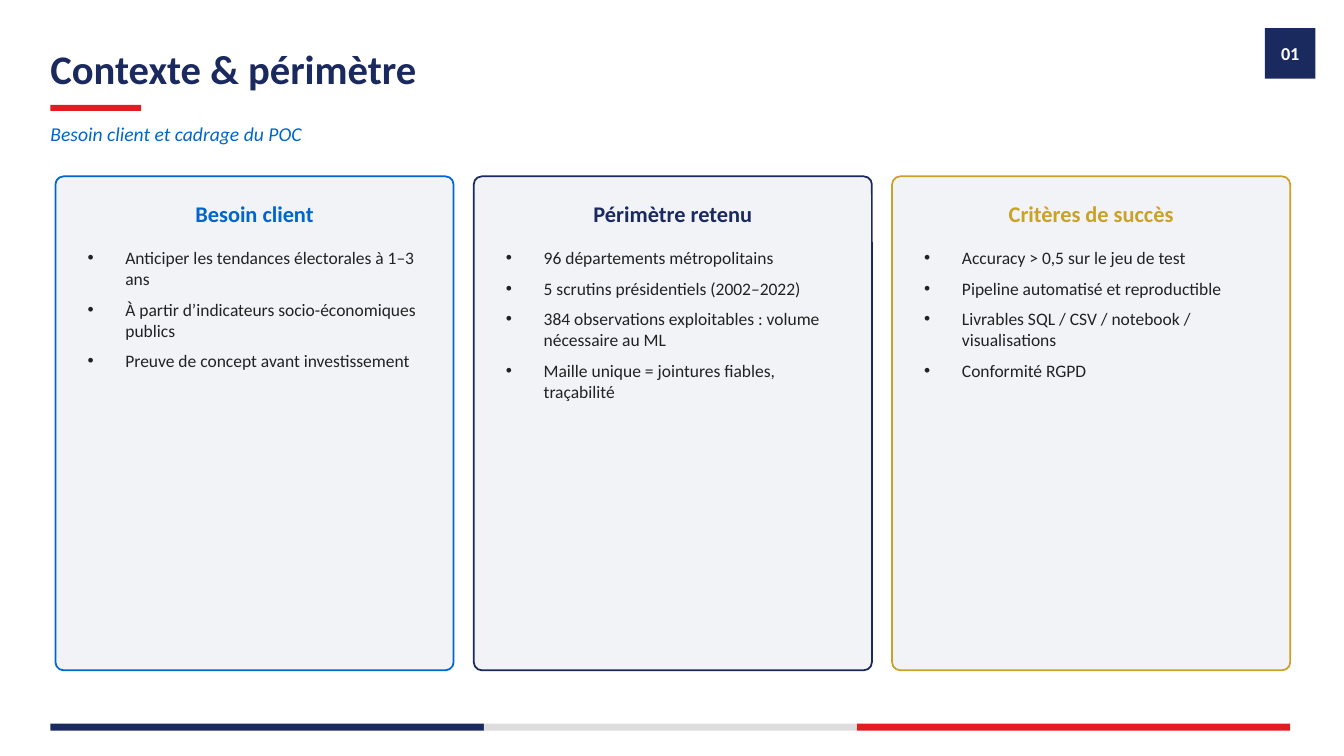
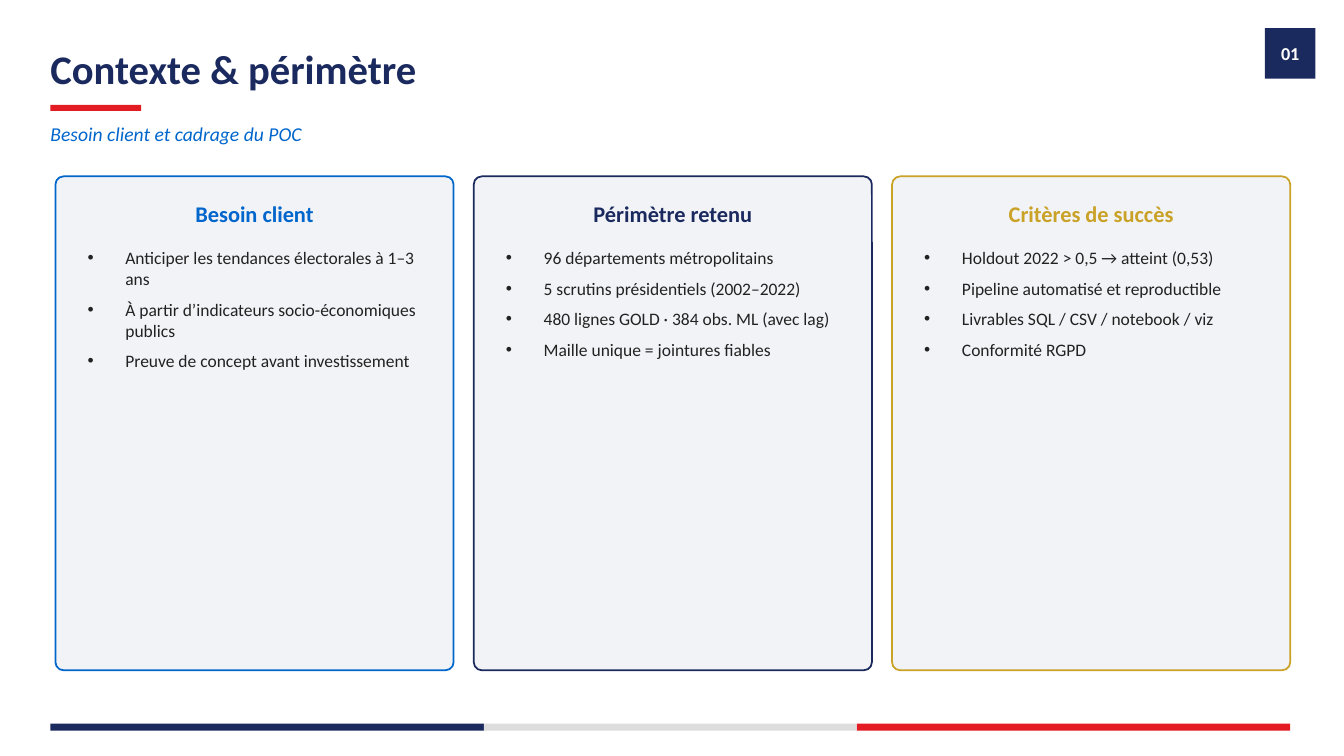
Before and after one commit to guilafont1/mspr-rattrapage, a slide deck: slide 3 of docs/livrables/Support_soutenance_POC_ElectioAnalytics.pptx. Drawn at 1344x756 pixels with LibreOffice and Linux fonts; fonts in the diff are those of the drawing. Boxes give left, top, right and bottom in pixels: in the first picture for what was removed or moved away, otherwise in the second. Text is boxed around its words. In the diff, an @@ line names an element or a change of style, - is before the commit and + after.

Commit message:
Update Makefile and documentation to integrate DQM suite and enhance project structure. Replace 'gx' with 'dqm' for data quality checks, add new targets for report generation and deck creation, and update README and other documentation to reflect these changes. Adjusted accuracy metrics and clarified data sources in various documents.

```diff
--- a/docs/livrables/Support_soutenance_POC_ElectioAnalytics.pptx
+++ b/docs/livrables/Support_soutenance_POC_ElectioAnalytics.pptx
@@ text at <box>962,251,1214,267</box>: text changed @@
-• Accuracy > 0,5 sur le jeu de test
+• Holdout 2022 > 0,5 → atteint (0,53)
@@ text at <box>544,312,829,359</box>: text changed @@
-• 384 observations exploitables : volume nécessaire au ML
-• Maille unique = jointures fiables, traçabilité
+• 480 lignes GOLD · 384 obs. ML (avec lag)
+• Maille unique = jointures fiables
@@ text at <box>962,313,1214,328</box>: text changed @@
-• Livrables SQL / CSV / notebook / visualisations
+• Livrables SQL / CSV / notebook / viz
```
Also in this commit, not shown: 11 other slides changed, 3 slides added, 26 other files.
